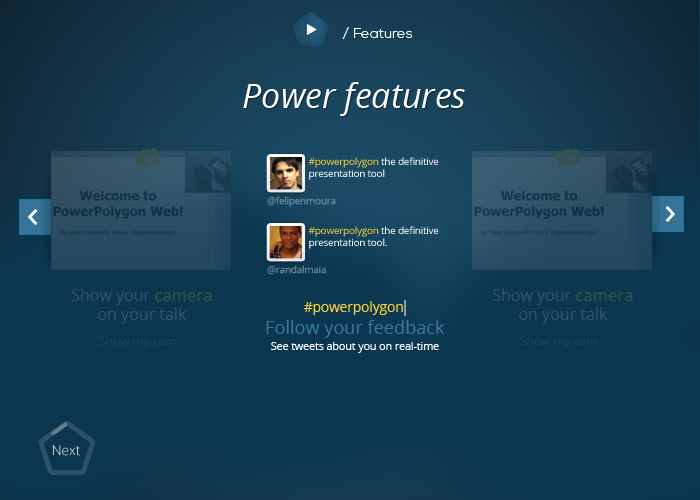
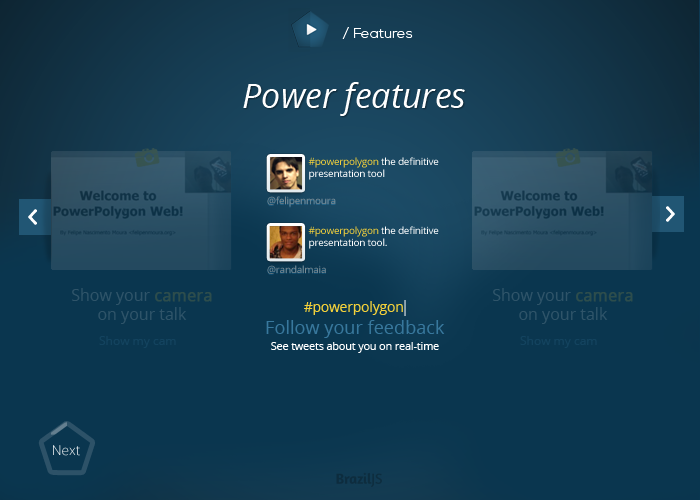
Layered file, before and after one edit (w=700, h=500). Changes by layer:
added layer "BrazilJs logo" (24%) above "Tiitle" over [336, 473, 382, 487]
painted on "Tab Background" (1st of 2, in "Right Arrow") over [652, 196, 684, 232]
painted on "Tab Background" (2nd of 2, in "Left Arrow") over [19, 199, 51, 235]
